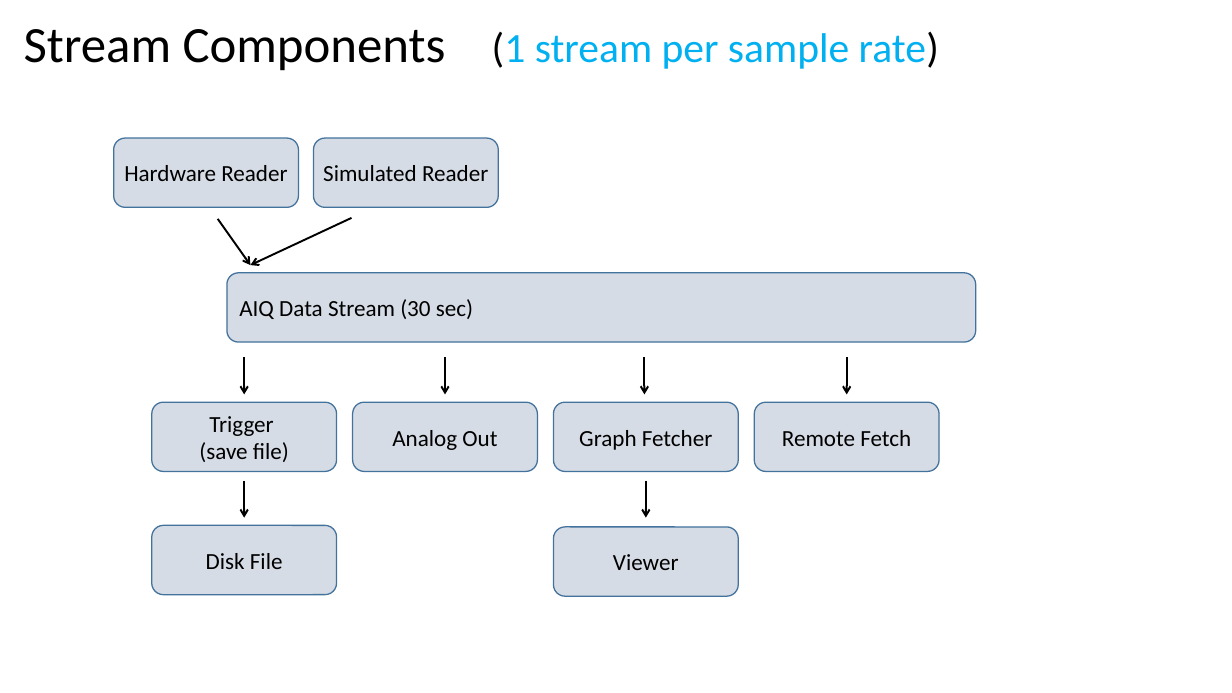
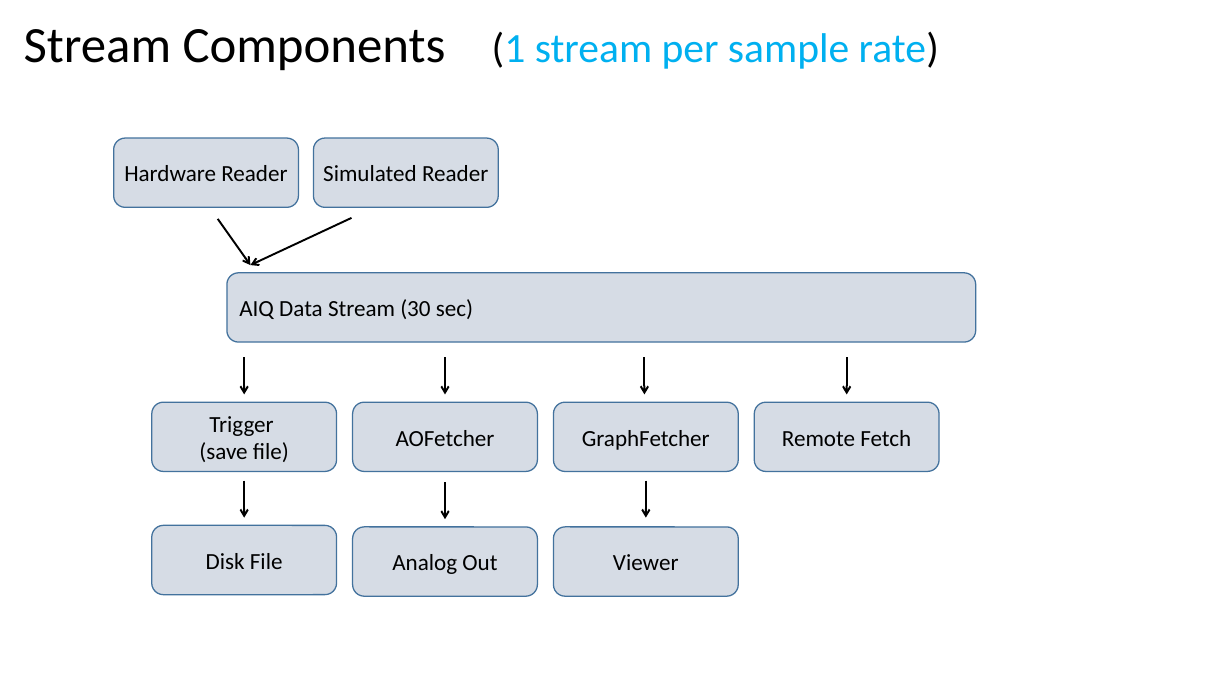
Before and after one commit to billkarsh/SpikeGLX, a slide deck: slide 4 of Documents/SpikeGLX_Slides.pptx. Drawn at 1232x693 pixels with LibreOffice and Linux fonts; fonts in the diff are those of the drawing. Boxes give left, top, right and bottom in pixels: in the first picture for what was removed or moved away, otherwise in the second. Text is boxed around its words. In the diff, an @@ line names an element or a change of style, - is before the commit and + after.

Commit message:
Update doc slides

```diff
--- a/Documents/SpikeGLX_Slides.pptx
+++ b/Documents/SpikeGLX_Slides.pptx
@@ text in rounded rectangle at box(396, 430, 495, 446): text changed @@
-Analog Out
+AOFetcher
@@ text in rounded rectangle at box(582, 430, 710, 450): spaces changed @@
-Graph Fetcher
+GraphFetcher
@@ arrow added from (445, 482) to (445, 519), #000000 1.5 pt @@
@@ rounded rectangle added at box(353, 527, 538, 596), fill #D6DCE5, outline #43739E 1 pt, 18 pt, text #000000 @@
+Analog Out
```
Also in this commit, not shown: 1 other slide changed.
